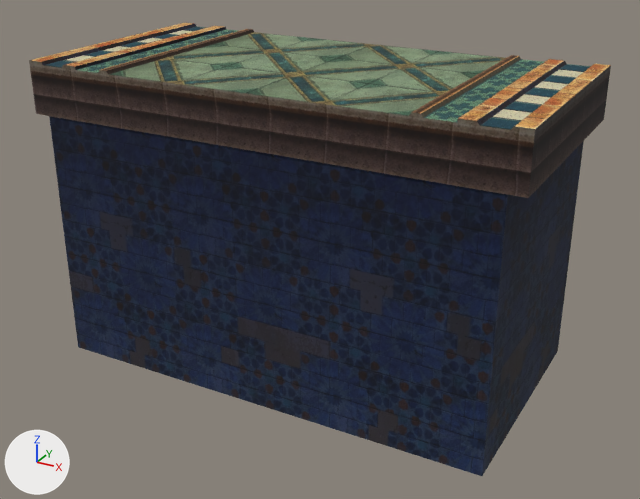
The glTF model Project/area/stage/1 sand oasis/data/environment/object/model/platform/BridgeLegless.gltf, before and after one commit.
Rendered twice from a camera (50 mm lens) standing at (6.63, -11.94, 2.9) and looking at (0.15, -0.17, -2.98). Arrows for +X, +Y and +Z are at lower left; the lights stay in place.

The older version as bpy lines, for what is in view:
```python
ob_bridgeleglessmesh = bpy.data.objects.new('BridgeLeglessMesh', me_bridgeleglessmesh)
ob_bridgeleglessmesh.location = (0.0, 0.0, 0.0)
```
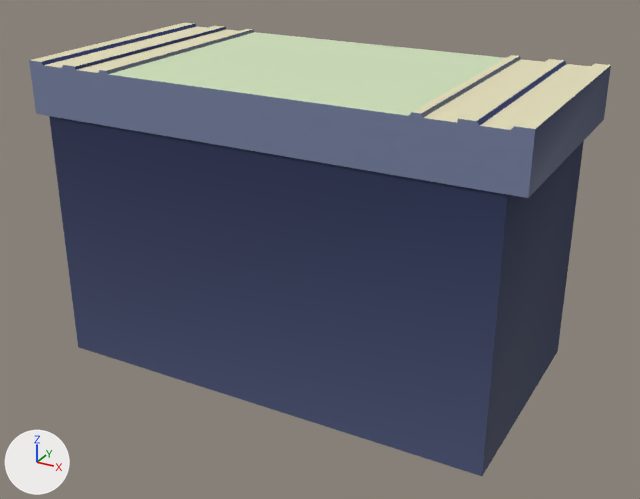
Boxes (x1, y1, x2, y2) around the edits, measured in the pictures (640 x 499 px):
'BridgeLeglessMesh', surface changed
    both: (29, 23, 611, 476)

Patch to the scene script:
```diff
--- a/Project/area/stage/1 sand oasis/data/environment/object/model/platform/BridgeLegless.gltf.py
+++ b/Project/area/stage/1 sand oasis/data/environment/object/model/platform/BridgeLegless.gltf.py
@@ mat_flower_chipped @@
 n2 = _N.new('ShaderNodeMix'); n2.name = 'Mix'
 n2.inputs[0].default_value = 1.0  # 'Factor'
+n2.inputs[7].default_value = (0.8, 0.8, 0.8, 1.0)  # 'B', white #e7e7e7
 n3 = _N.new('ShaderNodeVertexColor'); n3.name = 'Color Attribute'
-n4 = _N.new('ShaderNodeTexImage'); n4.name = 'Image Texture'
-n4.image = img_flower_chipped
 _L.new(n0.outputs[0], n1.inputs[0])  # 'BSDF' to 'Surface'
 _L.new(n2.outputs[2], n0.inputs[0])  # 'Result' to 'Base Color'
-_L.new(n3.outputs[0], n2.inputs[7])  # 'Color' to 'B'
-_L.new(n4.outputs[0], n2.inputs[6])  # 'Color' to 'A'
+_L.new(n3.outputs[0], n2.inputs[6])  # 'Color' to 'A'
@@ mat_atlas_dotted_plus @@
 n2 = _N.new('ShaderNodeMix'); n2.name = 'Mix'
 n2.inputs[0].default_value = 1.0  # 'Factor'
+n2.inputs[7].default_value = (0.8, 0.8, 0.8, 1.0)  # 'B', white #e7e7e7
 n3 = _N.new('ShaderNodeVertexColor'); n3.name = 'Color Attribute'
-n4 = _N.new('ShaderNodeTexImage'); n4.name = 'Image Texture'
-n4.image = img_atlas_dotted_plus
 _L.new(n0.outputs[0], n1.inputs[0])  # 'BSDF' to 'Surface'
 _L.new(n2.outputs[2], n0.inputs[0])  # 'Result' to 'Base Color'
-_L.new(n3.outputs[0], n2.inputs[7])  # 'Color' to 'B'
-_L.new(n4.outputs[0], n2.inputs[6])  # 'Color' to 'A'
+_L.new(n3.outputs[0], n2.inputs[6])  # 'Color' to 'A'
@@ mat_bridge_floor @@
 n2 = _N.new('ShaderNodeMix'); n2.name = 'Mix'
 n2.inputs[0].default_value = 1.0  # 'Factor'
+n2.inputs[7].default_value = (0.8, 0.8, 0.8, 1.0)  # 'B', white #e7e7e7
 n3 = _N.new('ShaderNodeVertexColor'); n3.name = 'Color Attribute'
-n4 = _N.new('ShaderNodeTexImage'); n4.name = 'Image Texture'
-n4.image = img_bridge_floor
 _L.new(n0.outputs[0], n1.inputs[0])  # 'BSDF' to 'Surface'
 _L.new(n2.outputs[2], n0.inputs[0])  # 'Result' to 'Base Color'
-_L.new(n3.outputs[0], n2.inputs[7])  # 'Color' to 'B'
-_L.new(n4.outputs[0], n2.inputs[6])  # 'Color' to 'A'
+_L.new(n3.outputs[0], n2.inputs[6])  # 'Color' to 'A'
@@ mat_trim_brown @@
 n2 = _N.new('ShaderNodeMix'); n2.name = 'Mix'
 n2.inputs[0].default_value = 1.0  # 'Factor'
+n2.inputs[7].default_value = (0.8, 0.8, 0.8, 1.0)  # 'B', white #e7e7e7
 n3 = _N.new('ShaderNodeVertexColor'); n3.name = 'Color Attribute'
-n4 = _N.new('ShaderNodeTexImage'); n4.name = 'Image Texture'
-n4.image = img_trim_brown
 _L.new(n0.outputs[0], n1.inputs[0])  # 'BSDF' to 'Surface'
 _L.new(n2.outputs[2], n0.inputs[0])  # 'Result' to 'Base Color'
-_L.new(n3.outputs[0], n2.inputs[7])  # 'Color' to 'B'
-_L.new(n4.outputs[0], n2.inputs[6])  # 'Color' to 'A'
+_L.new(n3.outputs[0], n2.inputs[6])  # 'Color' to 'A'
@@ mat_brick_red @@
 n2 = _N.new('ShaderNodeMix'); n2.name = 'Mix'
 n2.inputs[0].default_value = 1.0  # 'Factor'
+n2.inputs[7].default_value = (0.8, 0.8, 0.8, 1.0)  # 'B', white #e7e7e7
 n3 = _N.new('ShaderNodeVertexColor'); n3.name = 'Color Attribute'
-n4 = _N.new('ShaderNodeTexImage'); n4.name = 'Image Texture'
-n4.image = img_brick_red
 _L.new(n0.outputs[0], n1.inputs[0])  # 'BSDF' to 'Surface'
 _L.new(n2.outputs[2], n0.inputs[0])  # 'Result' to 'Base Color'
-_L.new(n3.outputs[0], n2.inputs[7])  # 'Color' to 'B'
-_L.new(n4.outputs[0], n2.inputs[6])  # 'Color' to 'A'
+_L.new(n3.outputs[0], n2.inputs[6])  # 'Color' to 'A'
```
